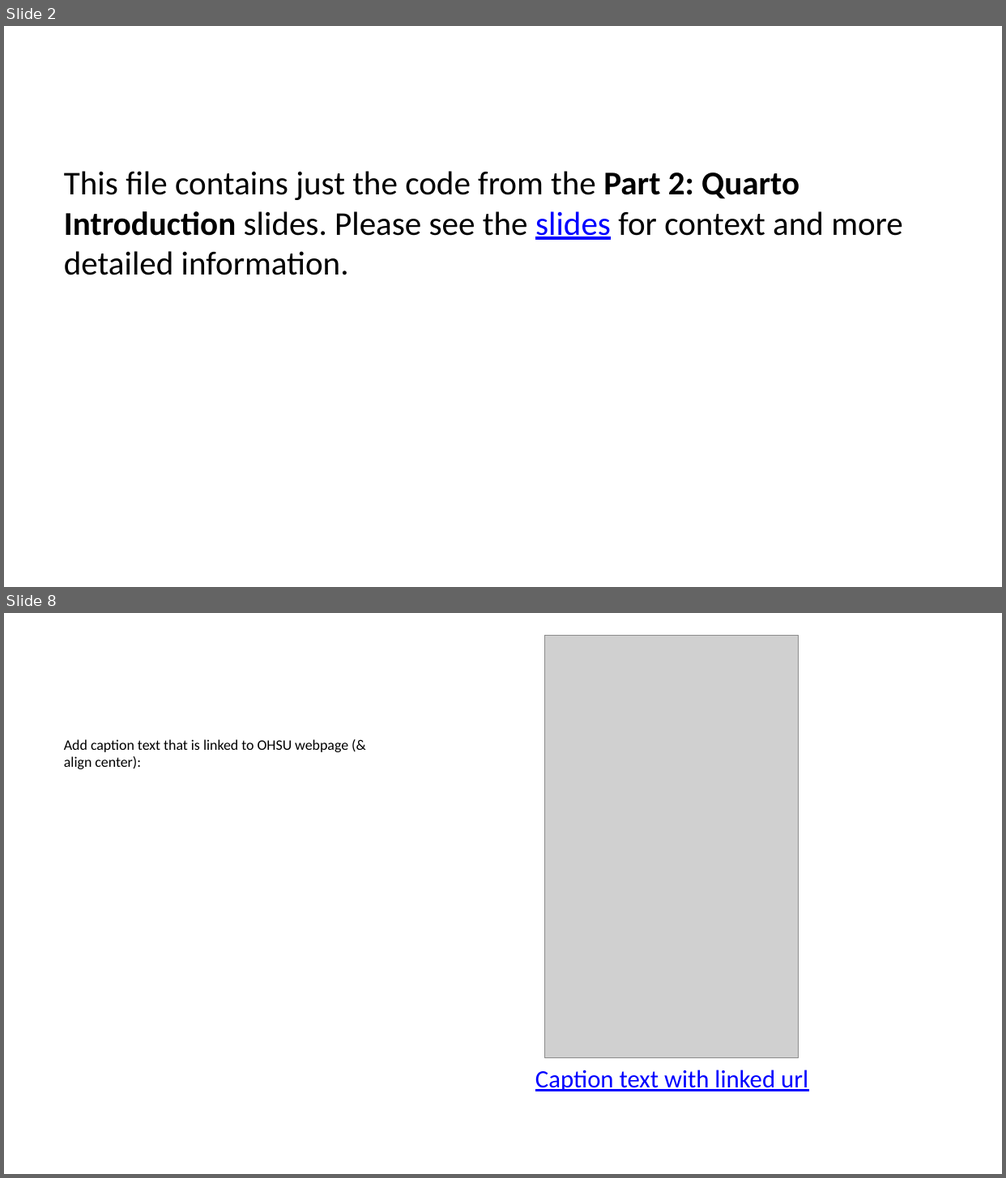
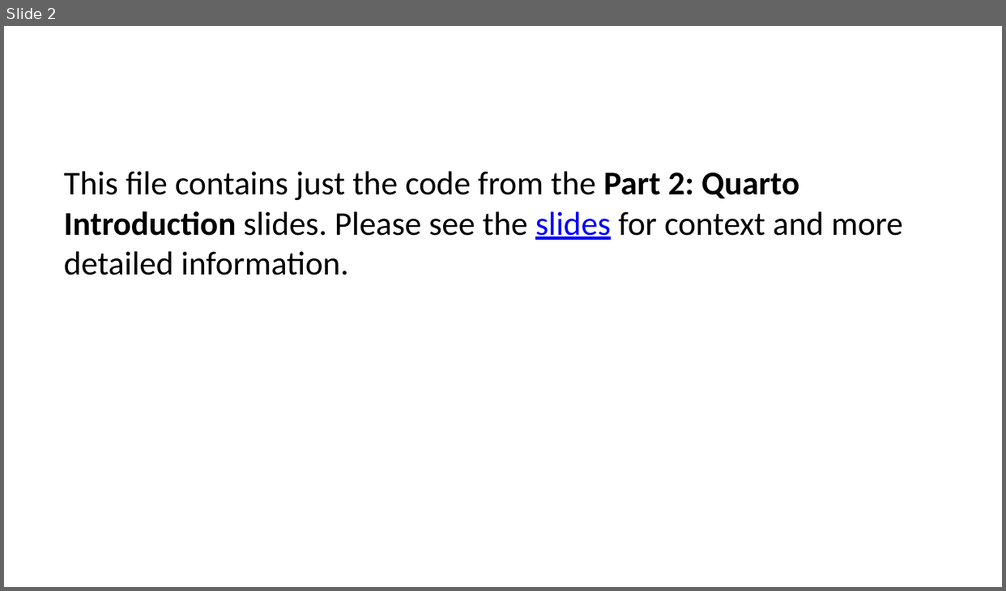
Before and after one commit to OHSU-OCTRI-BERD/Quarto_BERD_2025, a slide deck: docs/code_files/formats/part2_intro_code_pptx.pptx. Shown one above the other, each under a label of ours: slides 2 and 8 before the commit, slide 2 after it; the slides between them are not shown. The pictures are 1006x1178 and 1006x591 pixels, drawn with LibreOffice and Linux fonts; fonts in the diff are those of the drawing; grey boxes stand for pictures. Boxes give left, top, right and bottom in pixels: in the first picture for what was removed or moved away, otherwise in the second. Text is boxed around its words. In the diff, an @@ line names an element or a change of style, - is before the commit and + after.

```diff
--- a/docs/code_files/formats/part2_intro_code_pptx.pptx
+++ b/docs/code_files/formats/part2_intro_code_pptx.pptx
@@ slide 8 removed at (4,613,1002,1174), background #FFFFFF @@
@@ picture removed at (545,635,799,1058) @@
@@ text removed at (64,739,348,769) @@
-Add caption text that is linked to OHSU webpage (& align center):
@@ text removed at (535,1070,808,1092) @@
-Caption text with linked url
```
Also in this commit, not shown: 2 slides changed, 1 slide added, 40 other files.
